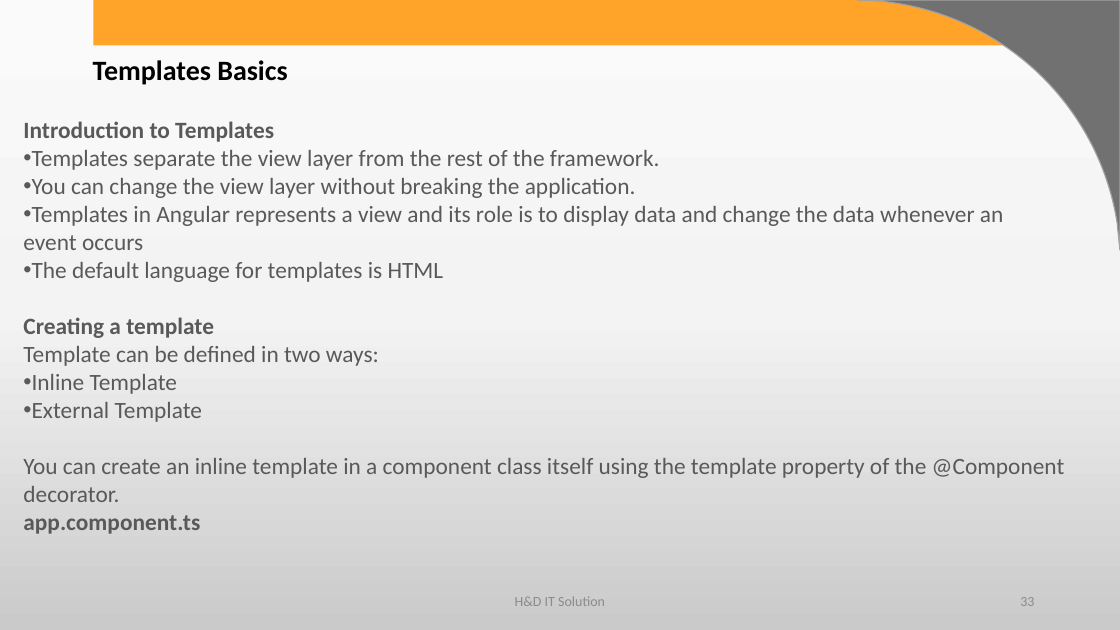
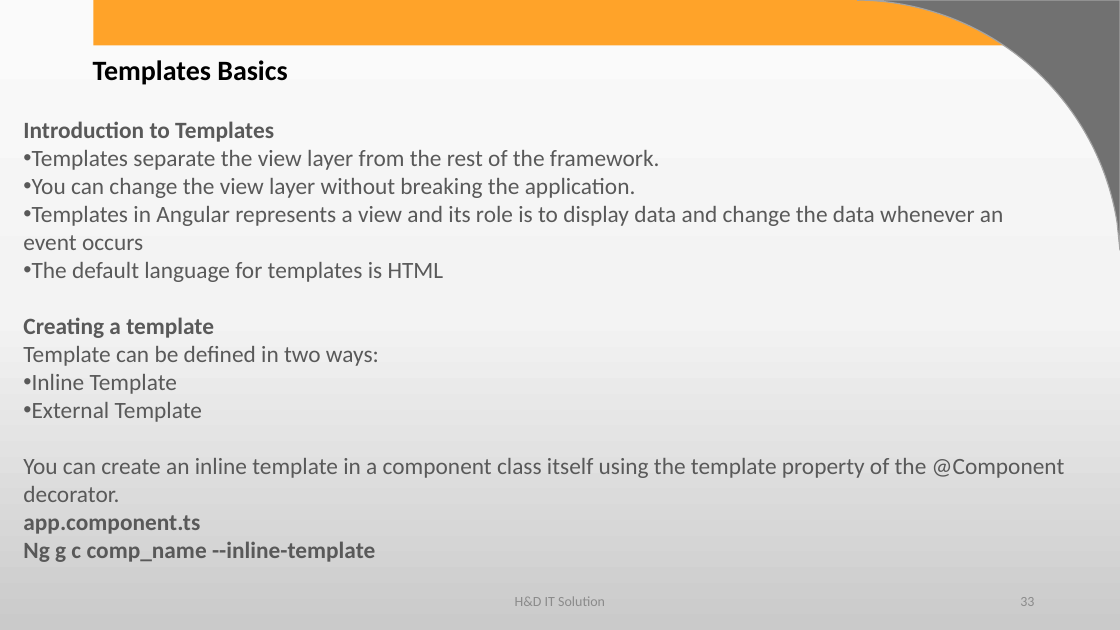
Before and after one commit to harshadasawant/infiniteAngular, a slide deck: slide 33 of ppt/ANGULAR.pptx. Drawn at 1120x630 pixels with LibreOffice and Linux fonts; fonts in the diff are those of the drawing; background and template pictures are left out. Boxes give left, top, right and bottom in pixels: in the first picture for what was removed or moved away, otherwise in the second. Text is boxed around its words. In the diff, an @@ line names an element or a change of style, - is before the commit and + after.

Commit message:
added inline style and template ng g c comp_name --inline-style --inline-template

```diff
--- a/ppt/ANGULAR.pptx
+++ b/ppt/ANGULAR.pptx
@@ text at (23,541,375,562): paragraph added @@
+Ng g c comp_name --inline-template
```
Also in this commit, not shown: 1 slide added, 9 other files.
